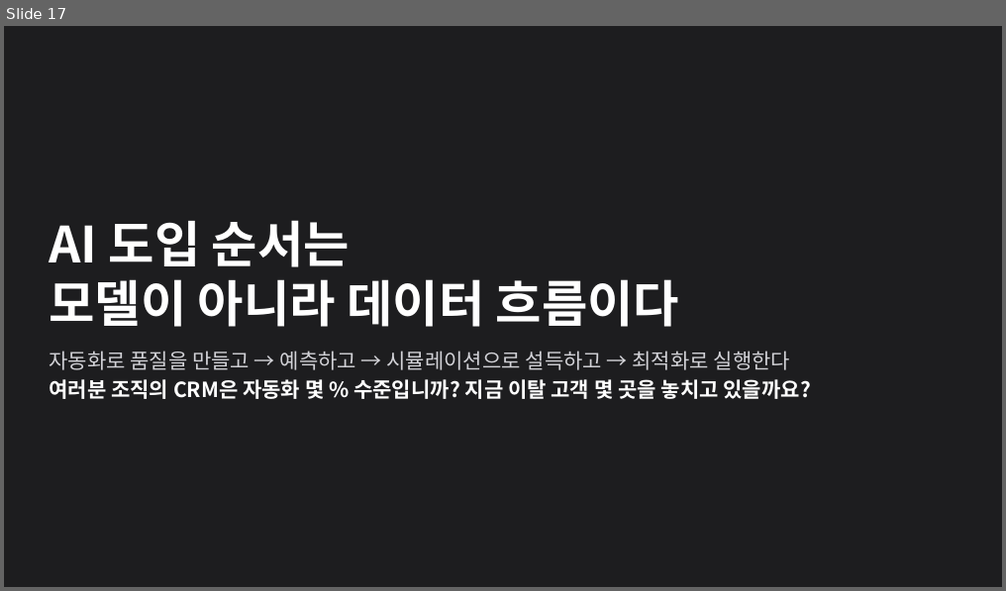
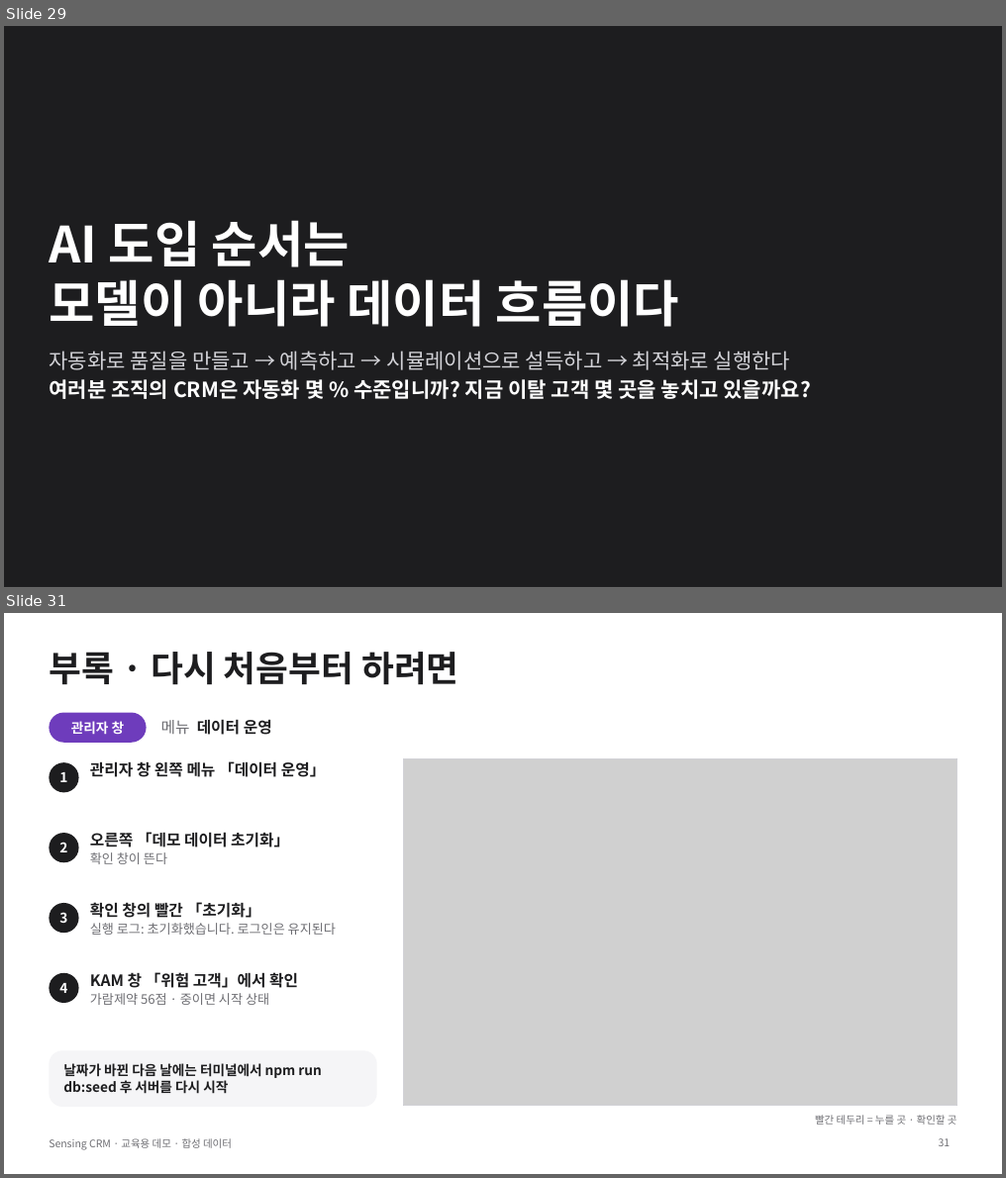
Before and after one commit to donchang07/work2, a slide deck: sensing-crm/docs/lecture/sensing-crm-demo.pptx. Shown one above the other, each under a label of ours: slide 17 before the commit, slides 29 and 31 after it; the slides between them are not shown. The pictures are 1006x591 and 1006x1178 pixels, drawn with LibreOffice and Linux fonts; fonts in the diff are those of the drawing; grey boxes stand for pictures. Boxes give left, top, right and bottom in pixels: in the first picture for what was removed or moved away, otherwise in the second. Text is boxed around its words. In the diff, an @@ line names an element or a change of style, - is before the commit and + after.

```diff
--- a/sensing-crm/docs/lecture/sensing-crm-demo.pptx
+++ b/sensing-crm/docs/lecture/sensing-crm-demo.pptx
@@ slide 31 added at (4, 613, 1002, 1174), background #FFFFFF @@
@@ title added at (49, 652, 458, 685), 34 pt, text #1D1D1F, bold @@
+부록 · 다시 처음부터 하려면
@@ rounded rectangle added at (49, 713, 147, 743), fill #6E3CBC @@
@@ text added at (71, 721, 125, 735), 13 pt, text #FFFFFF, bold @@
+관리자 창
@@ text added at (161, 719, 272, 735), 15 pt, text #1D1D1F, bold @@
+메뉴 데이터 운영
@@ picture added at (403, 759, 957, 1105) @@
@@ rectangle added at (403, 759, 957, 1105), outline #D2D2D7 1 pt @@
@@ ellipse added at (49, 762, 79, 792), fill #1D1D1F @@
@@ text added at (59, 772, 67, 782), 13 pt, text #FFFFFF, bold @@
+1
@@ text added at (90, 761, 326, 777), 15 pt, text #1D1D1F, bold @@
+관리자 창 왼쪽 메뉴 「데이터 운영」
@@ ellipse added at (49, 833, 79, 863), fill #1D1D1F @@
@@ text added at (59, 842, 67, 853), 13 pt, text #FFFFFF, bold @@
+2
@@ text added at (90, 832, 289, 864), 15 pt, text #1D1D1F, bold @@
+오른쪽 「데모 데이터 초기화」
+확인 창이 뜬다
@@ ellipse added at (49, 903, 79, 934), fill #1D1D1F @@
@@ text added at (90, 902, 336, 935), 12.5 pt, text #6E6E73 @@
+확인 창의 빨간 「초기화」
+실행 로그: 초기화했습니다. 로그인은 유지된다
@@ text added at (59, 912, 67, 923), 13 pt, text #FFFFFF, bold @@
+3
@@ ellipse added at (49, 973, 79, 1003), fill #1D1D1F @@
@@ text added at (59, 983, 67, 993), 13 pt, text #FFFFFF, bold @@
+4
@@ text added at (90, 972, 298, 1005), 12.5 pt, text #6E6E73 @@
+KAM 창 「위험 고객」에서 확인
+가람제약 56점 · 중이면 시작 상태
@@ rounded rectangle added at (49, 1051, 377, 1107), fill #F5F5F7 @@
@@ text added at (63, 1063, 321, 1094), 13 pt, text #1D1D1F, bold @@
+날짜가 바뀐 다음 날에는 터미널에서 npm run db:seed 후 서버를 다시 시작
@@ text added at (815, 1115, 957, 1125), 10 pt, text #6E6E73 @@
+빨간 테두리 = 누를 곳 · 확인할 곳
@@ text added at (49, 1139, 232, 1151), 10 pt, text #6E6E73 @@
+Sensing CRM · 교육용 데모 · 합성 데이터
@@ page number added at (939, 1139, 950, 1147), 10 pt, text #6E6E73 @@
+31
@@ what was slide 17 is now slide 29 @@
```
Also in this commit, not shown: 6 slides changed, 15 other slides added, 2 slides removed, 36 other files.
